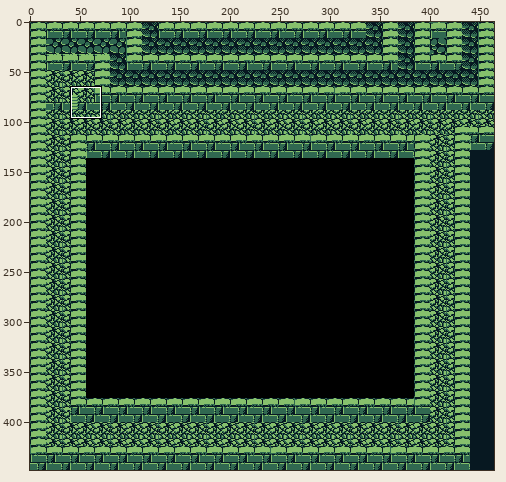
Sprite sheet -- assets/backgrounds/castle_cellar.png. The picture above shows the old version from afar; the outline marks the close-up.
Close-up. Earlier state:
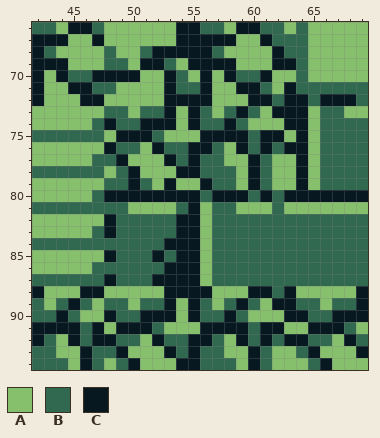
The file is 464x448 pixels. Shown: x 42..69, y 66..94.
Palette (. is transparent): A #86c06c  B #306850  C #071821
Pixels before, first column x 42:
66 BBACCBAAAAAACCBBACCBBABAAAAA
67 CCCAACAAAAAACCCCCAACBBBAAAAA
68 CBAAAABAABCCCCCBAAAACBBAAAAA
69 CCCAAABBACCBACCCCAAACCBAAAAA
70 CACBBCCCCAACBACACBBCAABAAAAA
71 CAACCBBAAAACBBCAACCBACBBBBBB
72 CAAACCAAAAACCCCAAACCBCCBCCCB
73 AAAAAABBABBCACBABCBACCCABBAA
74 AAAAABCBBCCCACBBCBAAACCABBBB
75 BBBBBBACCCBAAACCCCBCCACABBBB
76 AAAAAACBBACBBCCBACBCBCCABBBB
77 AAAAABBCAAACBCBBAACBAACABBBB
78 BBBBBBABCAAACCBBBACBAACABBBB
79 AAAAAABBCBACAACBBACBAACABBBB
80 AAAAABCCCCCCCCBCCCBCBCCCCCCC
81 BBBBBBBBAAAABCABBAAABAAAAAAA
82 AAAAAACBBBBBCCABBBBBBBBBBBBB
83 AAAAABCBBBBBCCABBBBBBBBBBBBB
84 BBBBBBBBBBBCCCABBBBBBBBBBBBB
85 AAAAAACBBBCBCCABBBBBBBBBBBBB
86 AAAAABBBBBBCCCABBBBBBBBBBBBB
87 BBBBBBCBBBCCCCABBBBBBBBBBBBB
88 CAAACCAAAAACCCCAAACCBCAAAAAC
89 BABCBABBABBCACBABCBACCBBABBC
90 BBCBAACBBCCCACBBCBAAACCBBCCC
91 CCCCBCACCCBAAACCCCBCCAACCCBA
92 CBACBCCBBACBBCCBACBCBCCBBACB
93 BBAACBBCAAACBCBBAACBAABCAAAC
94 BBBACBABCAAACCBBBACBAAABCAAA
Once edited:
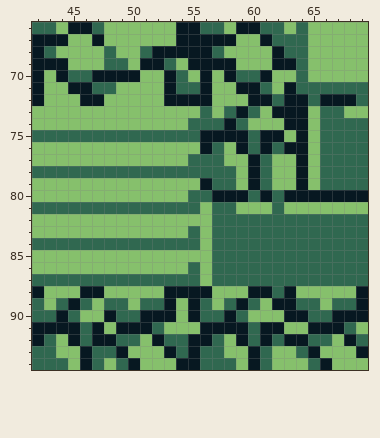
Change:
The edit turns colour B into colour A in row 73 at x 48 to 49 and 51 to 52; in row 74 at x 47 and 49 to 50; in row 76 at x 49 to 50 and 53 to 54; in row 77 at x 47 to 48 and 54; in row 79 at x 48 to 49 and 51; in row 80 at x 47.
The edit turns colour B into colour A in row 82 at x 49 to 53; in row 83 at x 47 and 49 to 53; in row 85 at x 49 to 51 and 53; in row 86 at x 47 to 52.
The edit turns colour C into colour A in row 73 at x 53 and 55; in row 74 at x 48 and 51 to 53; in row 76 at x 48, 52 and 55; in row 77 at x 49 and 53; in row 79 at x 50 and 53; in row 80 at x 48 to 54.
The edit turns colour C into colour A in row 82 at x 48 and 54 to 55; in row 83 at x 48 and 54; in row 85 at x 48, 52 and 54 to 55; in row 86 at x 53 to 54.
The edit turns colour A into colour B in row 75 at x 48 and 53 to 55; in row 78 at x 48 and 51 to 53; in row 81 at x 50 to 53.
The edit turns colour C into colour B in row 74 at x 55; in row 75 at x 49 to 51; in row 77 at x 55; in row 78 at x 50 and 54 to 55; in rows 80 to 81 at x 55; in row 83 at x 55.
The edit turns colour C into colour B in row 84 at x 53 to 55; in row 86 at x 55; in row 87 at x 48 and 52 to 55.
Pixel boxes of the changes (left, top, right, bottom) in both close-ups:
changed: (92, 106, 200, 286)
